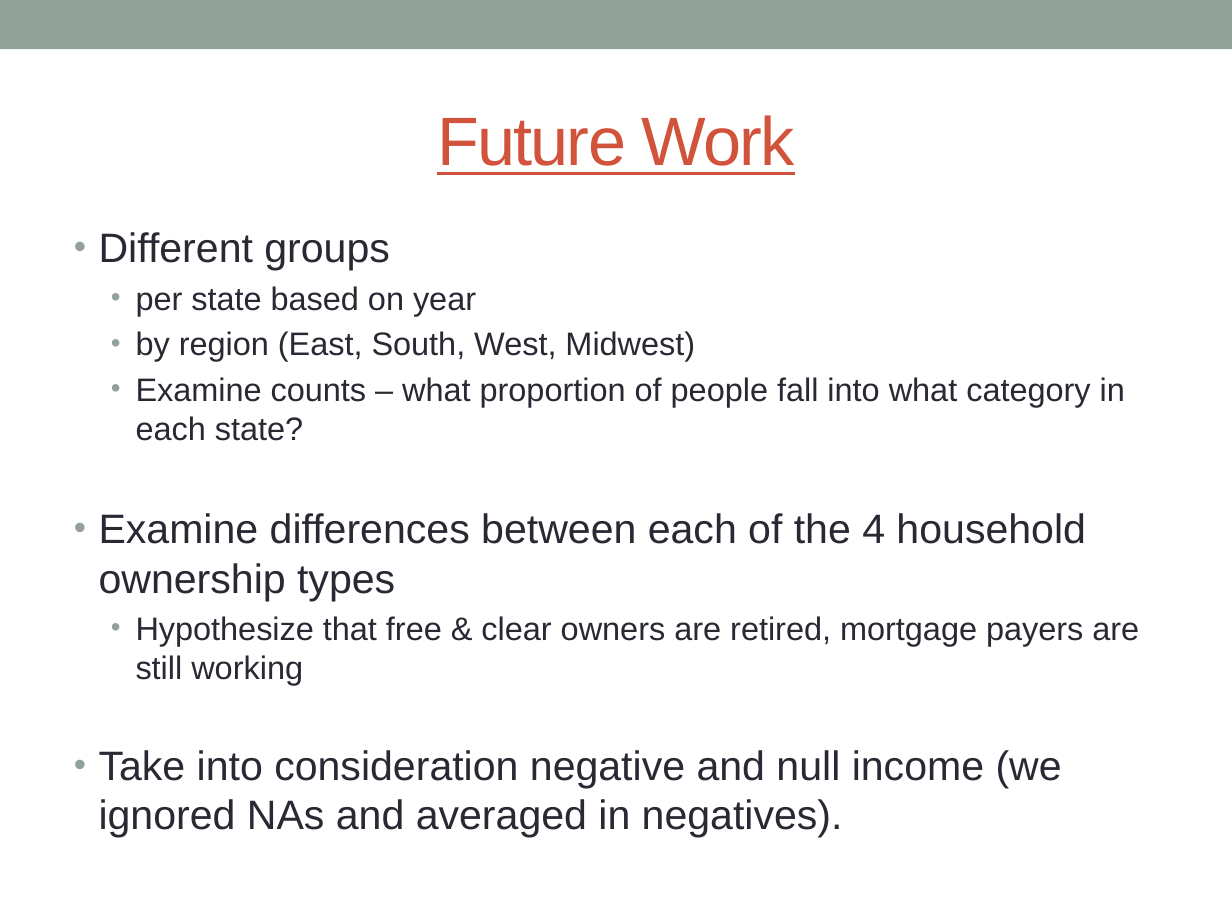
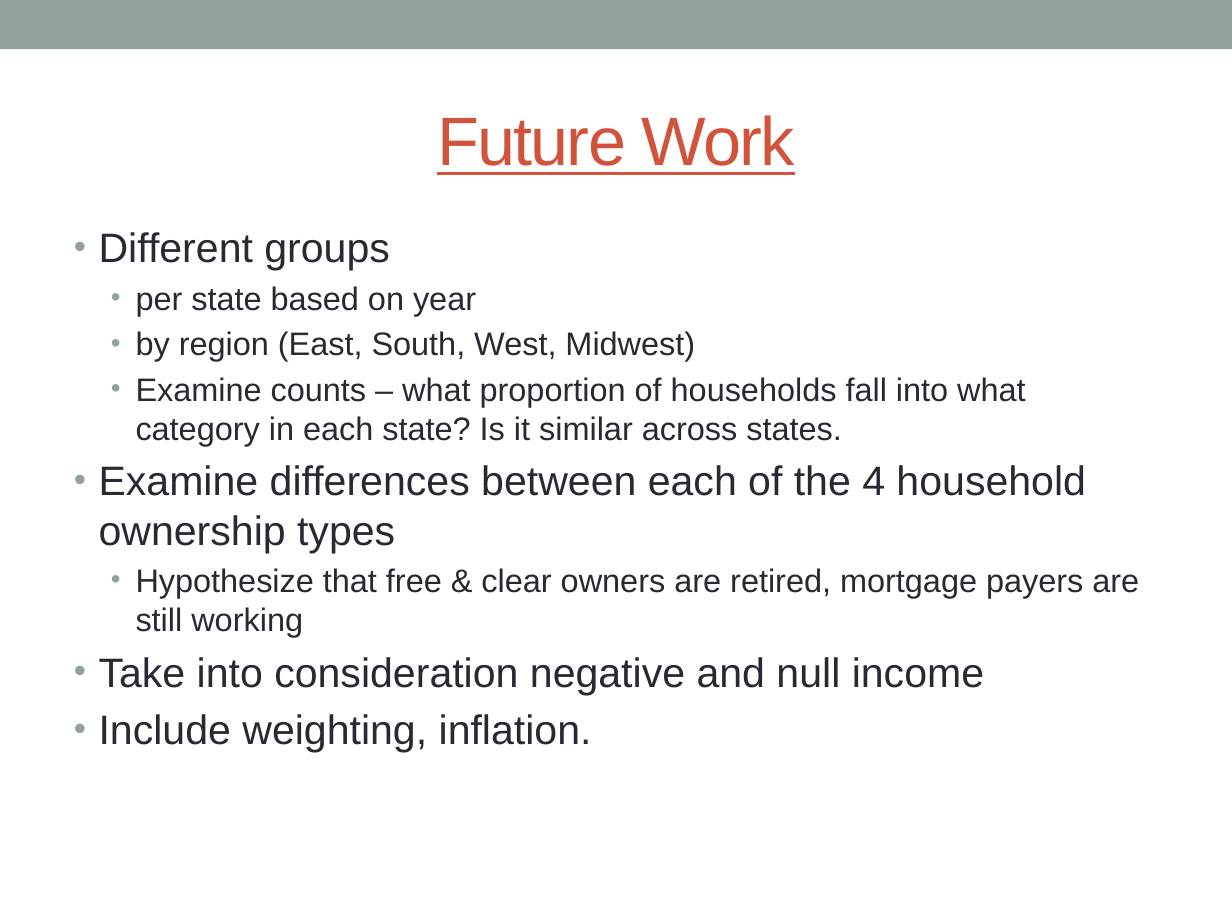
Before and after one commit to andy-olstad/599-POGS, a slide deck: slide 13 of Project 1 Powerpoint Jasmine Edit.pptx. Drawn at 1232x924 pixels with LibreOffice and Linux fonts; fonts in the diff are those of the drawing. Boxes give left, top, right and bottom in pixels: in the first picture for what was removed or moved away, otherwise in the second. Text is boxed around its words. In the diff, an @@ line names an element or a change of style, - is before the commit and + after.

```diff
--- a/Project 1 Powerpoint Jasmine Edit.pptx
+++ b/Project 1 Powerpoint Jasmine Edit.pptx
@@ text at [136, 377, 1026, 446]: text changed @@
-  • Examine counts – what proportion of people fall into what category in each state?
+  • Examine counts – what proportion of households fall into what category in each state? Is it similar across states.
@@ text at [99, 657, 984, 752]: text changed @@
-• Take into consideration negative and null income (we ignored NAs and averaged in negatives).
+• Take into consideration negative and null income
+• Include weighting, inflation.
```
Also in this commit, not shown: 7 other slides changed, 1 slide removed.
